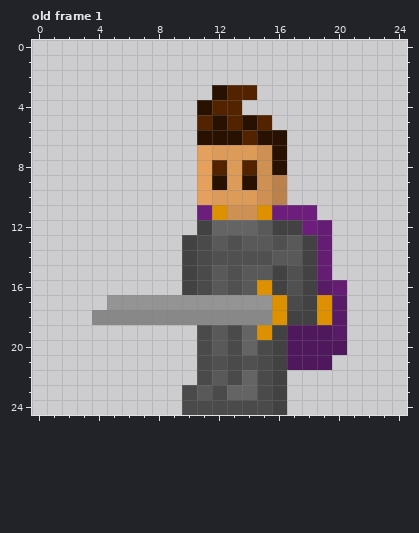
Pixel-art file -- assets/Player left.ase. This is how it looked before the edit.
25x25 pixels, 1 frame. Shown: old frame 1.
After:
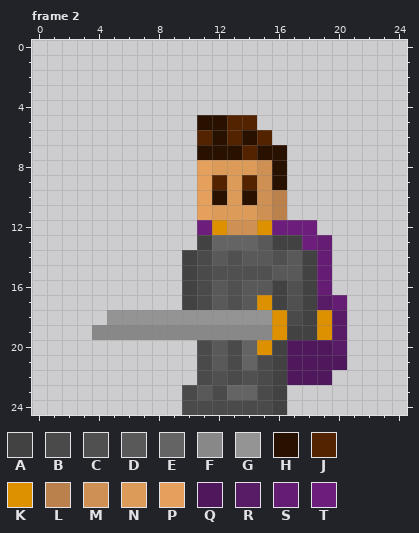
Palette (. is transparent): A #424242  B #4a4a4a  C #505050  D #595959  E #646464  F #888888  G #949494  H #291100  J #532300  K #dd9000  L #ba814c  M #cf9153  N #dd9b59  P #e6a05e  Q #4f185c  R #581b66  S #641d73  T #6d1e7c
A new or re-ordered frame is compared with the old frame closest to it.
Commit: Added Monsters and animated player sprite
From old to new:
frames 1 -> 3
Frame 2 is new; against old frame 1:
y 3: x 12..14 HJJ -> ...
y 4: x 11..13 HJJ -> ...
y 5: x 11 J -> H; x 14..15 HJ -> J.
y 6: x 11 H -> J; x 13..16 HJHH -> JHJ.
y 7: x 11..15 PNNNM -> HHHJH
y 8: x 12 J -> N; x 14 J -> N
y 9: x 12 H -> J; x 14 H -> J; x 16 L -> H
y 10: x 12 N -> H; x 14 N -> H
y 11: x 11..18 TKMMKTTT -> PNNNML..
y 12: x 11..17 AEEEDAA -> TKMMKTT; x 19 S -> .
y 13: x 10..14 ABDCD -> .AEEE; x 16..18 CDA -> AAT
y 14: x 12 C -> D; x 14..16 CCD -> DDC
y 15: x 12 D -> C; x 14..17 DDAC -> CCDD
y 16: x 15 K -> D; x 19..20 RS -> S.
y 17: x 5..17 GGGGGGGGGGGKB -> .....ABDCDKAC; x 19..20 KR -> RS
y 18: x 4..15 FFFFFFFFFFFF -> .GGGGGGGGGGG; x 17 A -> B
y 19: x 4..19 .......BDBEKAQQQ -> FFFFFFFFFFFFKAAK
y 20: x 15 B -> K; x 20 Q -> R
y 21: x 12 C -> D; x 14 C -> E; x 20 . -> Q
y 22: x 12 D -> C; x 14 E -> C; x 17..19 ... -> QQQ
Pixel boxes of the changes (left, top, right, bottom) in both pictures:
changed: (92, 85, 347, 385)
